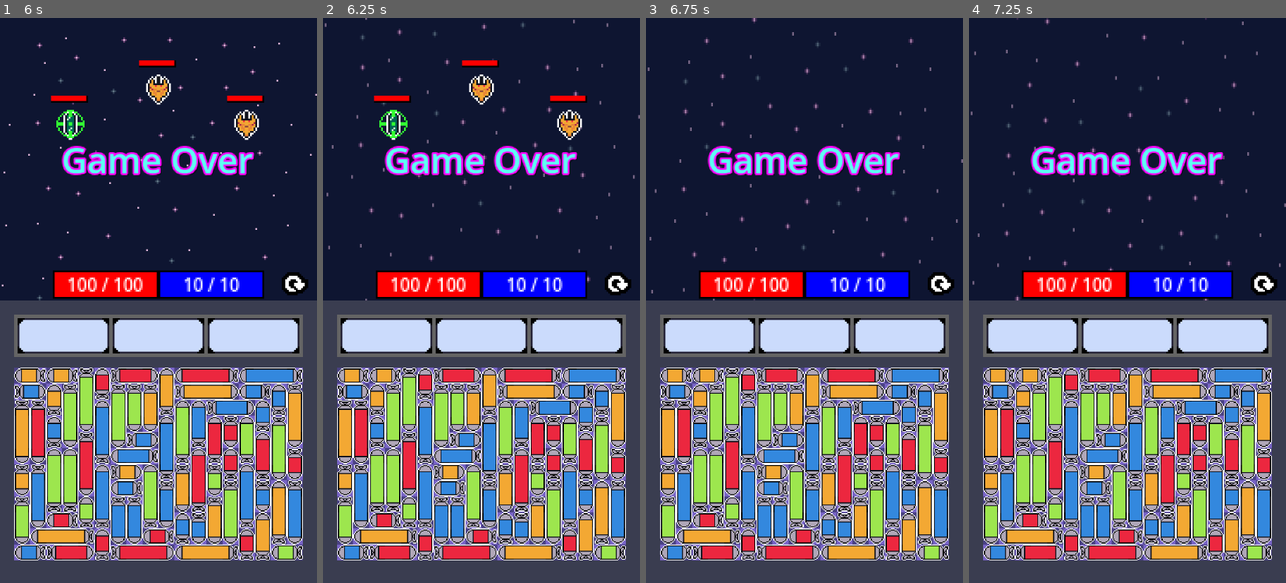
Above: before the commit, frames 1-4 (left to right).
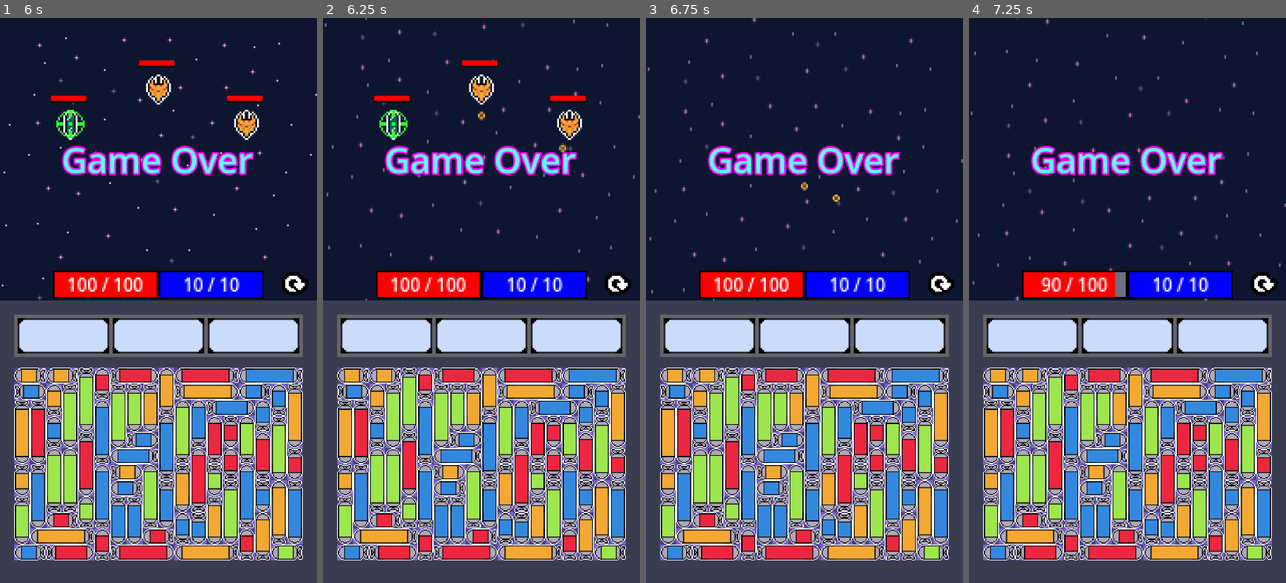
Above: after the commit, the same moments.

Repository: ZoNaDak/GalaxyPuzzleShooter_ProtoType
Game: Godot game, scene res://game/scenes/title/title_scene.tscn
Same seed, same stepped clock (60 frames per second), same inputs: the game is played once before the commit and once after it.
Inputs (mouse positions are in pixels of both pictures, inside the frame that each line leads up to):
- Up to frame 1 (6 s): click "Game Start" at 0.5 s; tap Enter at 1.25 s; move the mouse to (31, 373) at 1.27 s; tap 2 at 1.35, 3.6, 5.1 s; click (31, 373) at 1.42 s; move the mouse to (63, 373) at 2.02 s; tap 1 at 2.1, 4.35, 5.85 s; click (63, 373) at 2.17 s; click (294, 283) at 2.75 s; move the mouse to (85, 402) at 3.52 s; click (85, 402) at 3.67 s; move the mouse to (101, 385) at 4.27 s; click (101, 385) at 4.42 s; move the mouse to (133, 373) at 5.02 s; click (133, 373) at 5.17 s; move the mouse to (69, 125) at 5.77 s; click (69, 125) at 5.92 s
- Up to frame 2 (6.25 s): no input
- Up to frame 3 (6.75 s): move the mouse to (804, 85) at 6.52 s; tap 2 at 6.6 s; click (804, 85) at 6.67 s
- Up to frame 4 (7.25 s): no input

Frame 1 is identical in both runs. In frame 2, less than 0.1% of the frame differs, in the area x 48-78%, y 16-24%; in frame 3, less than 0.1%; in frame 4, 0.6%, in the area x 21-50%, y 45-50%.

Commit message:
polish enemy fire

Diff:
--- a/wool-galaxy-proto/game/characters/enemys/enemy.gd
+++ b/wool-galaxy-proto/game/characters/enemys/enemy.gd
@@ -103,14 +103,15 @@
 	position += move_vector
 	if position.y >= _spawn_pos.y:
 		position = _spawn_pos
+		_cur_fire_delay = 0.5
 		state = StateType.IDLE
 
 func check_fire(delta: float) -> void:
-	if _cur_fire_delay >= enemy_config.fire_delay:
-		_cur_fire_delay = 0.0
+	if _cur_fire_delay <= 0.0:
+		_cur_fire_delay = enemy_config.fire_delay
 		_fire()
 	else:
-		_cur_fire_delay += delta
+		_cur_fire_delay -= delta
 
 func _fire() -> void:
 	LogManager.info("Fire : %s"
